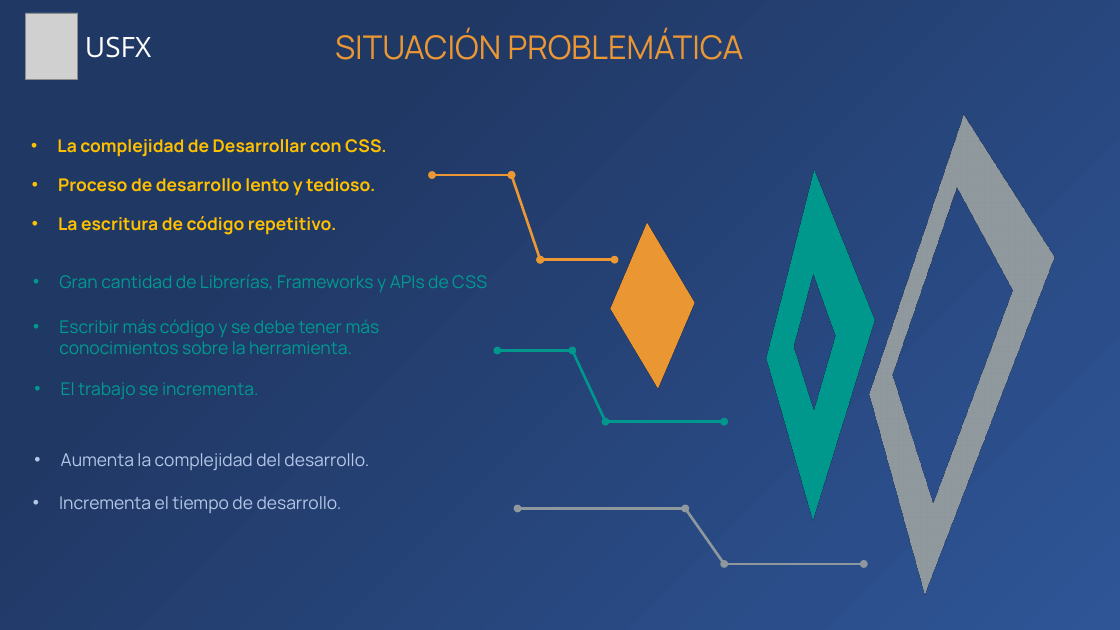
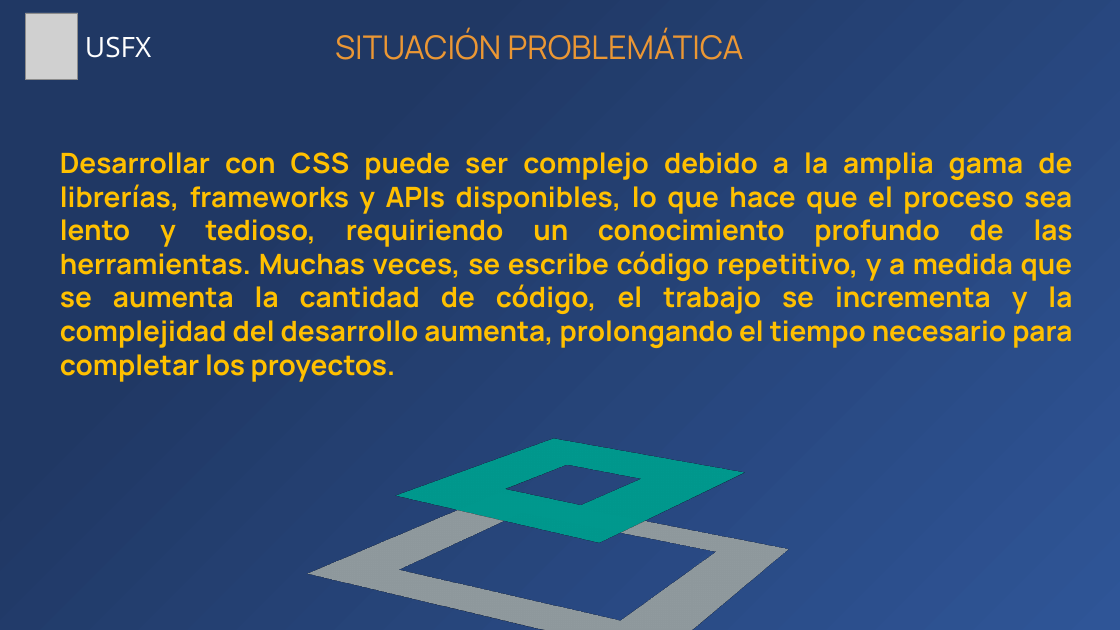
Before and after one commit to Zelechos/Generador-Css, a slide deck: slide 5 of documents/Presentación de Perfil - Modelo Generador CSS.pptx. Drawn at 1120x630 pixels with LibreOffice and Linux fonts; fonts in the diff are those of the drawing; grey boxes stand for pictures. Boxes give left, top, right and bottom in pixels: in the first picture for what was removed or moved away, otherwise in the second. Text is boxed around its words. In the diff, an @@ line names an element or a change of style, - is before the commit and + after.

Commit message:
docs(v0.6.8): add changes in presentation about problematic situation

```diff
--- a/documents/Presentación de Perfil - Modelo Generador CSS.pptx
+++ b/documents/Presentación de Perfil - Modelo Generador CSS.pptx
@@ text removed at (58, 178, 375, 196) @@
-• Proceso de desarrollo lento y tedioso.
@@ text at (60, 152, 1073, 382): text changed; size 15 to 24 pt @@
-• La complejidad de Desarrollar con CSS.
+Desarrollar con CSS puede ser complejo debido a la amplia gama de librerías, frameworks y APIs disponibles, lo que hace que el proceso sea lento y tedioso, requiriendo un conocimiento profundo de las herramientas. Muchas veces, se escribe código repetitivo, y a medida que se aumenta la cantidad de código, el trabajo se incrementa y la complejidad del desarrollo aumenta, prolongando el tiempo necesario para completar los proyectos.
@@ double arrow removed from (432, 175) to (512, 175) @@
@@ double arrow removed from (512, 175) to (540, 260) @@
@@ text removed at (58, 216, 336, 235) @@
-• La escritura de código repetitivo.
@@ frame removed at (569, 222, 736, 389) @@
@@ double arrow removed from (540, 260) to (615, 260) @@
@@ text removed at (59, 274, 487, 292) @@
-• Gran cantidad de Librerías, Frameworks y APIs de CSS
@@ text removed at (59, 319, 380, 354) @@
-• Escribir más código y se debe tener más conocimientos sobre la herramienta.
@@ frame at (310, 306, 822, 630): rotation 45 to 127 degrees @@
@@ frame at (397, 306, 751, 630): rotation 45 to 131 degrees @@
@@ arrow removed from (572, 350) to (497, 350) @@
@@ double arrow removed from (572, 350) to (606, 422) @@
@@ text removed at (61, 382, 258, 399) @@
-• El trabajo se incrementa.
@@ arrow removed from (606, 422) to (724, 422) @@
@@ text removed at (61, 453, 369, 470) @@
-• Aumenta la complejidad del desarrollo.
@@ text removed at (59, 496, 342, 513) @@
-• Incrementa el tiempo de desarrollo.
@@ double arrow removed from (518, 508) to (686, 508) @@
@@ arrow removed from (686, 508) to (724, 564) @@
@@ arrow removed from (724, 564) to (864, 564) @@
```
